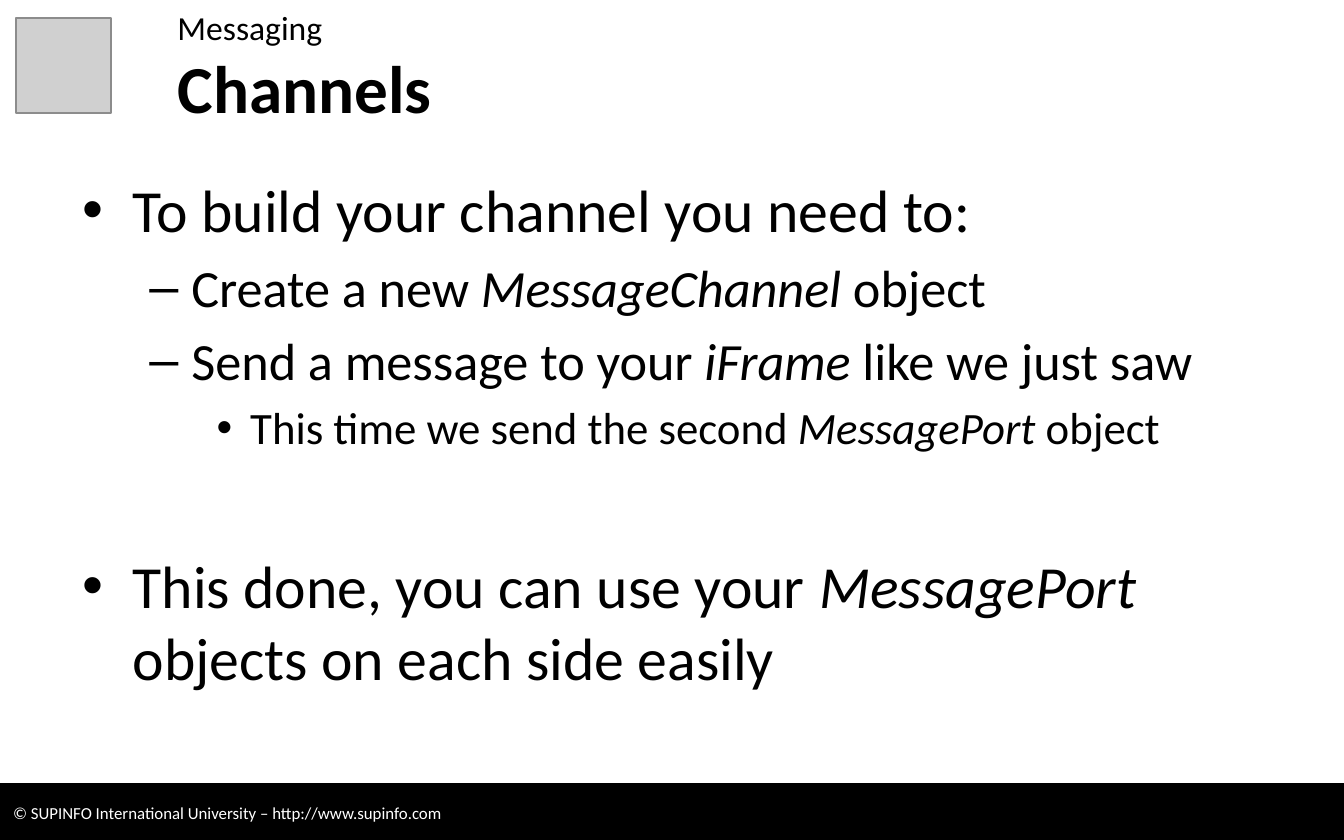
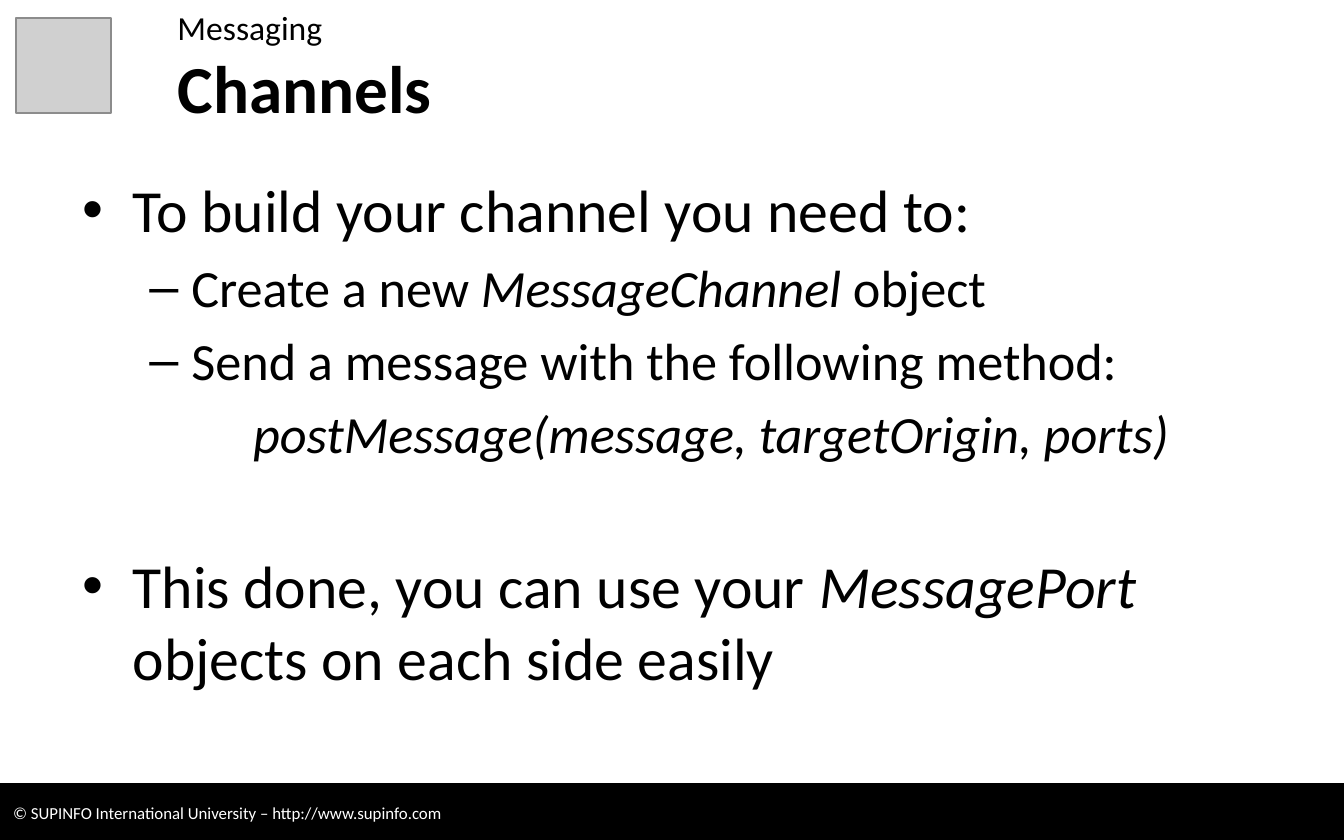
Before and after one commit to CodeCourses/3WEB, a slide deck: slide 12 of 05 - HTML5 - New APIs 1 [RC without Labs].pptx (slide 46 before the commit). Drawn at 1344x840 pixels with LibreOffice and Linux fonts; fonts in the diff are those of the drawing; grey boxes stand for pictures; background and template pictures are left out. Boxes give left, top, right and bottom in pixels: in the first picture for what was removed or moved away, otherwise in the second. Text is boxed around its words. In the diff, an @@ line names an element or a change of style, - is before the commit and + after.

```diff
--- a/05 - HTML5 - New APIs 1 [RC without Labs].pptx
+++ b/05 - HTML5 - New APIs 1 [RC without Labs].pptx
@@ text at <box>191,343,1169,462</box>: text changed; size 24 to 28 pt; italic on @@
-  – Send a message to your iFrame like we just saw
-    • This time we send the second MessagePort object
+  – Send a message with the following method:
+  postMessage(message, targetOrigin, ports)
```
Also in this commit, not shown: 10 other slides changed, 14 slides added, 1 slide removed, 9 other files.
